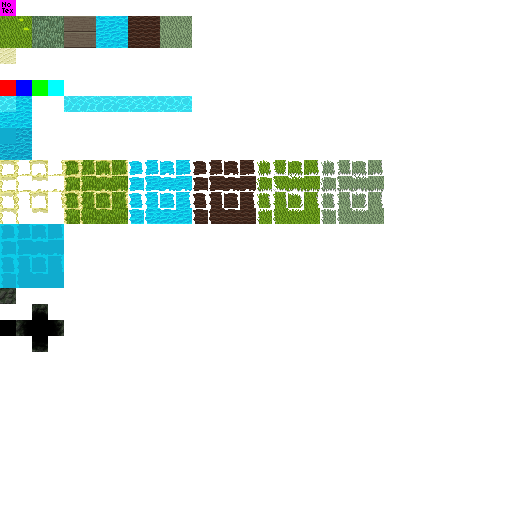
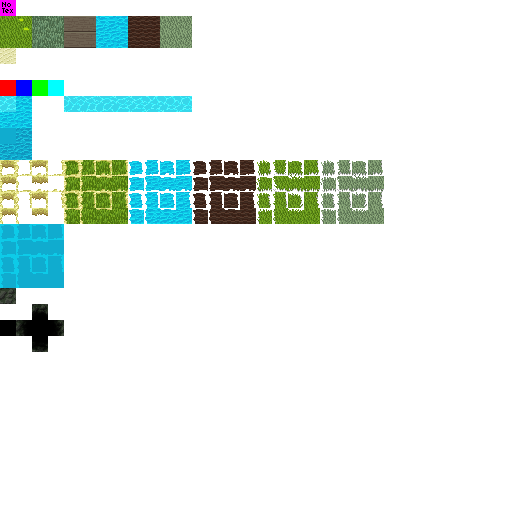
Revision of a layered 512x512 image; what changed, layer by layer:
"Layer 115": opacity 68% → 100%, painted on it over box(1, 161, 48, 216)
painted on "Layer 112" over box(321, 177, 341, 191)
